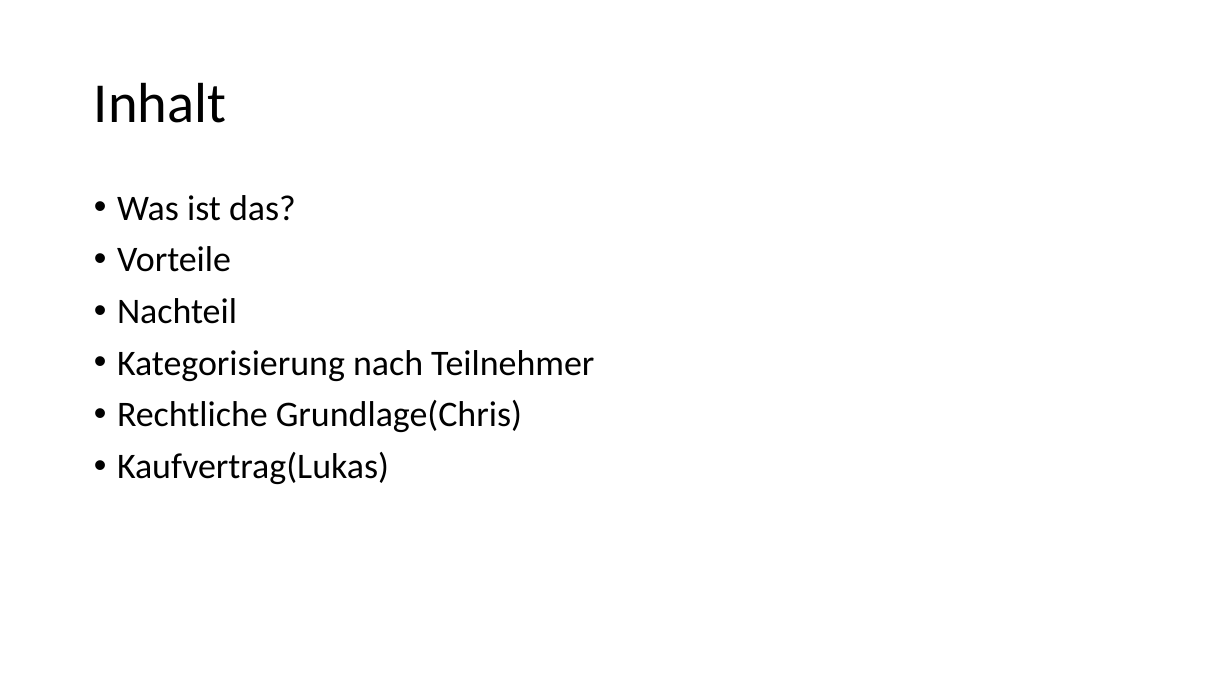
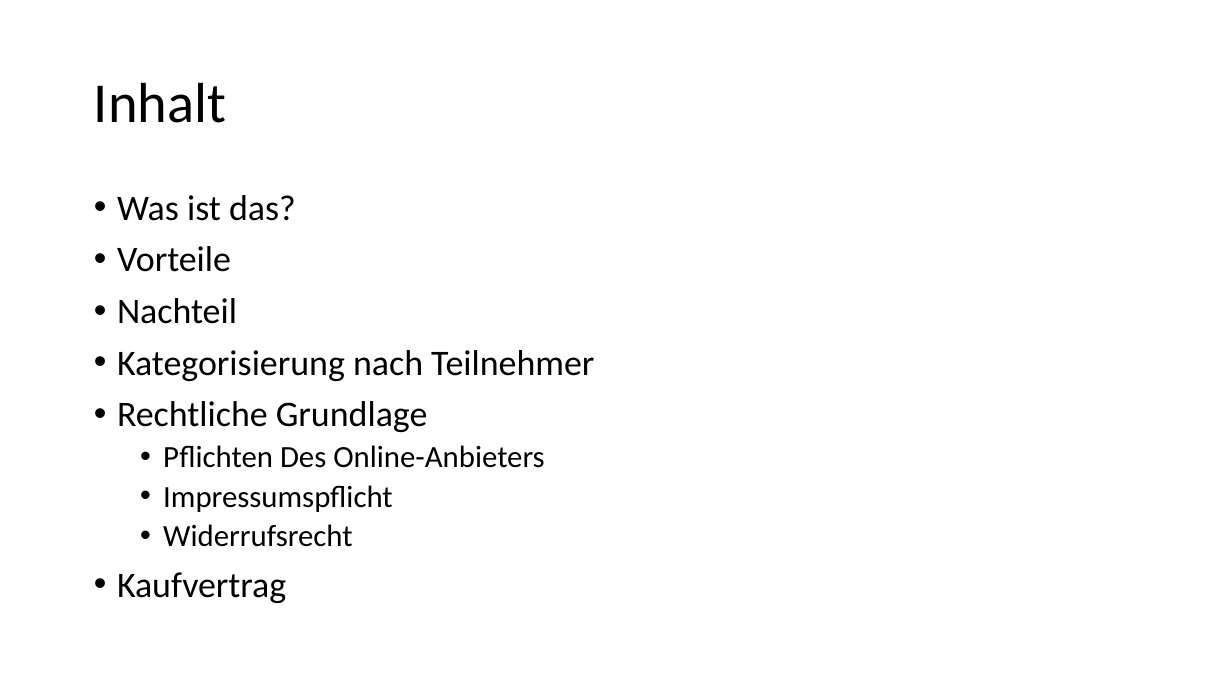
Before and after one commit to BenniGER/homework, a slide deck: slide 2 of e-commerce1.pptx. Drawn at 1232x693 pixels with LibreOffice and Linux fonts; fonts in the diff are those of the drawing. Boxes give left, top, right and bottom in pixels: in the first picture for what was removed or moved away, otherwise in the second. Text is boxed around its words. In the diff, an @@ line names an element or a change of style, - is before the commit and + after.

```diff
--- a/e-commerce1.pptx
+++ b/e-commerce1.pptx
@@ text at (x1=117, y1=401, x2=545, y2=603): text changed; size 28 to 24 pt @@
-• Rechtliche Grundlage(Chris)
-• Kaufvertrag(Lukas)
+• Rechtliche Grundlage
+  • Pflichten Des Online-Anbieters
+  • Impressumspflicht
+  • Widerrufsrecht
+• Kaufvertrag
```
Also in this commit, not shown: 7 other slides changed.
